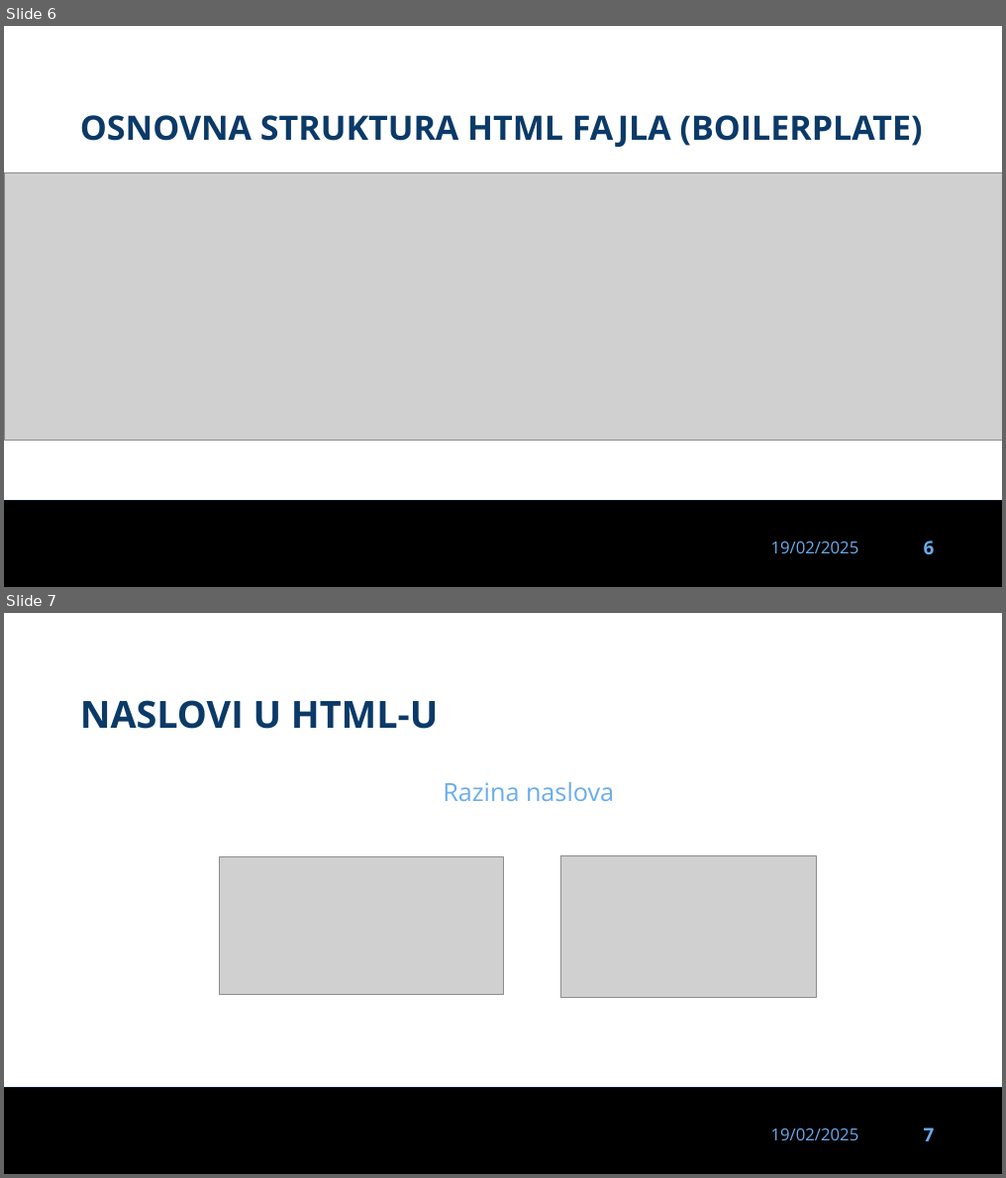
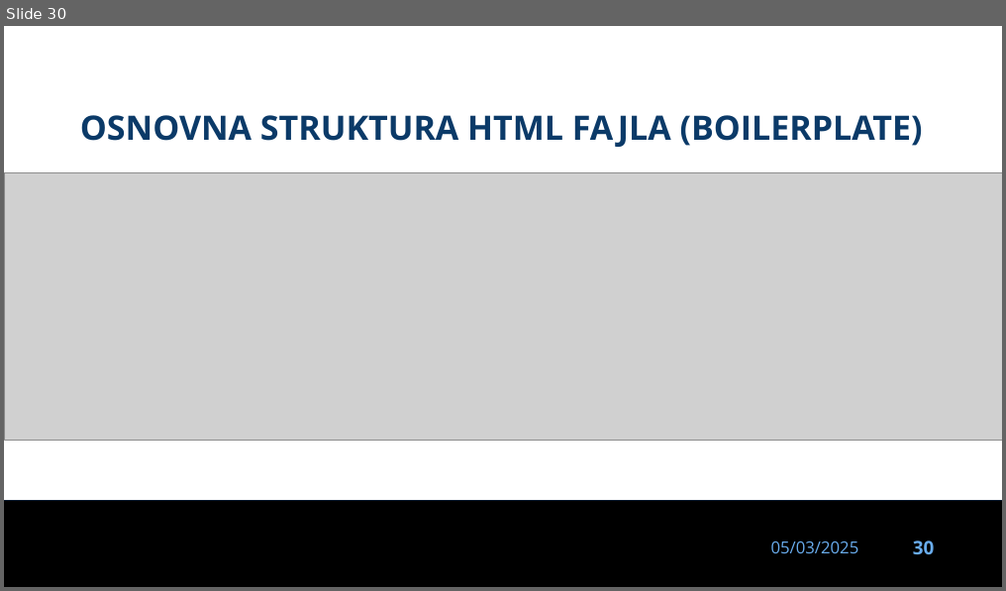
Before and after one commit to dinoDuvnjak/CTK, a slide deck: Bootcamp/html-uvod/html-uvod.pptx. Shown one above the other, each under a label of ours: slides 6 and 7 before the commit, slide 30 after it. The pictures are 1006x1178 and 1006x591 pixels, drawn with LibreOffice and Linux fonts; fonts in the diff are those of the drawing; grey boxes stand for pictures; background and template pictures are left out. Boxes give left, top, right and bottom in pixels: in the first picture for what was removed or moved away, otherwise in the second. Text is boxed around its words. In the diff, an @@ line names an element or a change of style, - is before the commit and + after.

Commit message:
shift4it html draft 1

```diff
--- a/Bootcamp/html-uvod/html-uvod.pptx
+++ b/Bootcamp/html-uvod/html-uvod.pptx
@@ slide 7 removed at (4,613,1002,1174), background #FFFFFF; not listed: 3 template elements that a slide beside it also shows @@
@@ title removed at (80,700,438,729) @@
-NASLOVI U HTML-U
@@ text removed at (443,782,614,801) @@
-Razina naslova
@@ picture removed at (220,858,503,995) @@
@@ picture removed at (561,857,816,998) @@
@@ what was slide 6 is now slide 30 @@
@@ slide 30 changed as well @@
@@ text at (771,542,859,554): text changed @@
-19/02/2025
+05/03/2025
@@ page number at (913,541,935,555): text changed @@
-6
+30
```
Also in this commit, not shown: 12 other slides changed, 14 slides added, 16 other slides removed, 16 other files.
